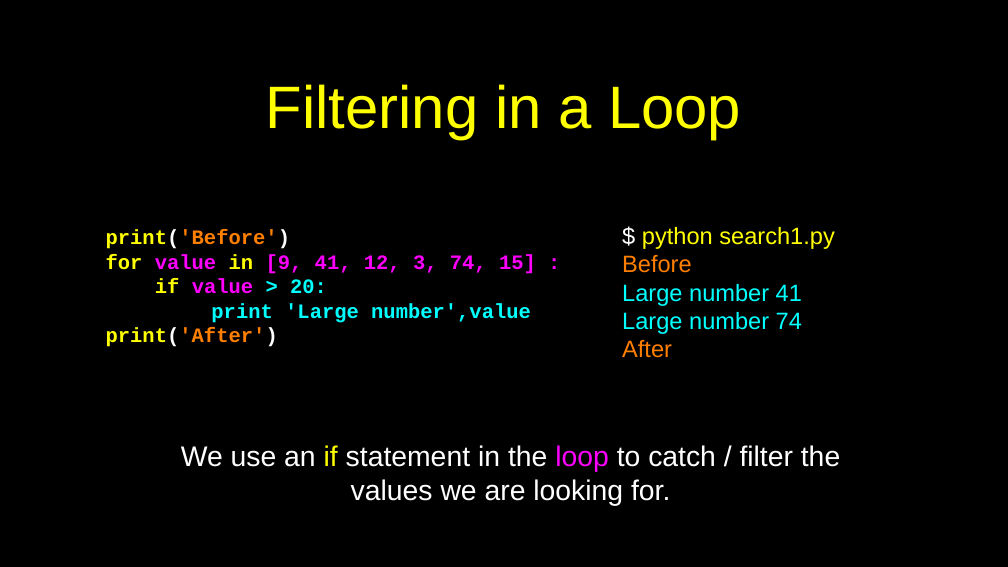
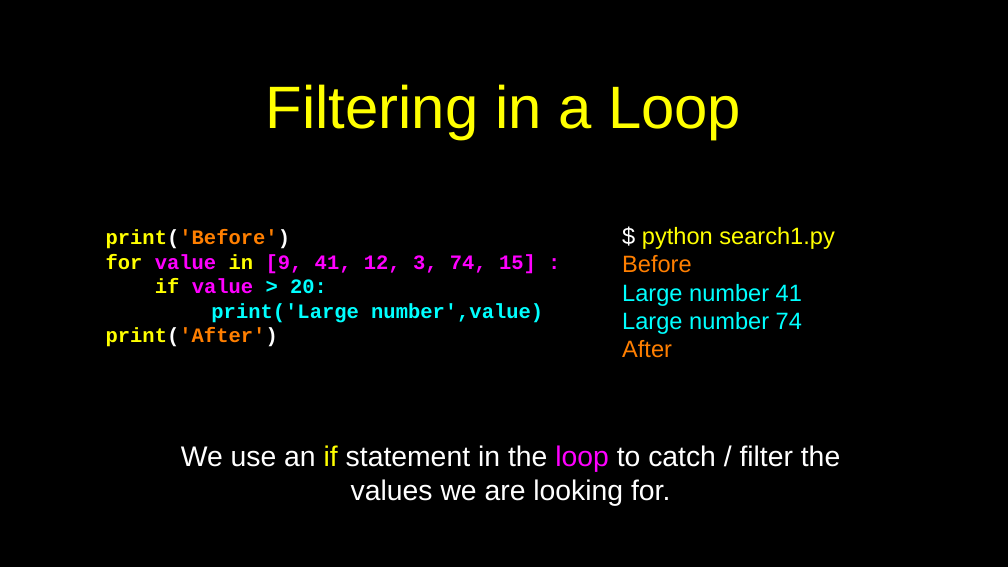
Before and after one commit to csev/py4e, a slide deck: slide 45 of lectures3/Pythonlearn-05-Iterations.pptx. Drawn at 1008x567 pixels with LibreOffice and Linux fonts; fonts in the diff are those of the drawing. Boxes give left, top, right and bottom in pixels: in the first picture for what was removed or moved away, otherwise in the second. Text is boxed around its words. In the diff, an @@ line names an element or a change of style, - is before the commit and + after.

```diff
--- a/lectures3/Pythonlearn-05-Iterations.pptx
+++ b/lectures3/Pythonlearn-05-Iterations.pptx
@@ text at [211,303,543,323]: text changed @@
-print 'Large number',value
+print('Large number',value)
```
Also in this commit, not shown: 3 other slides changed, 7 other files.
